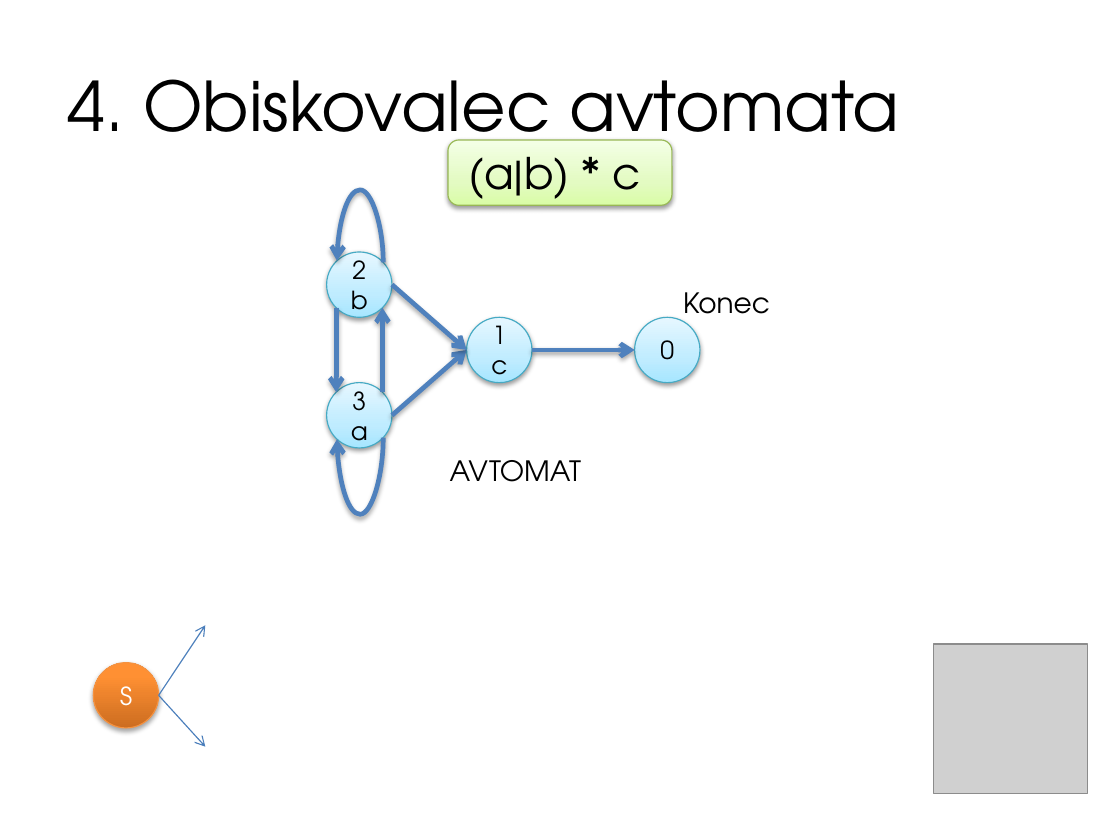
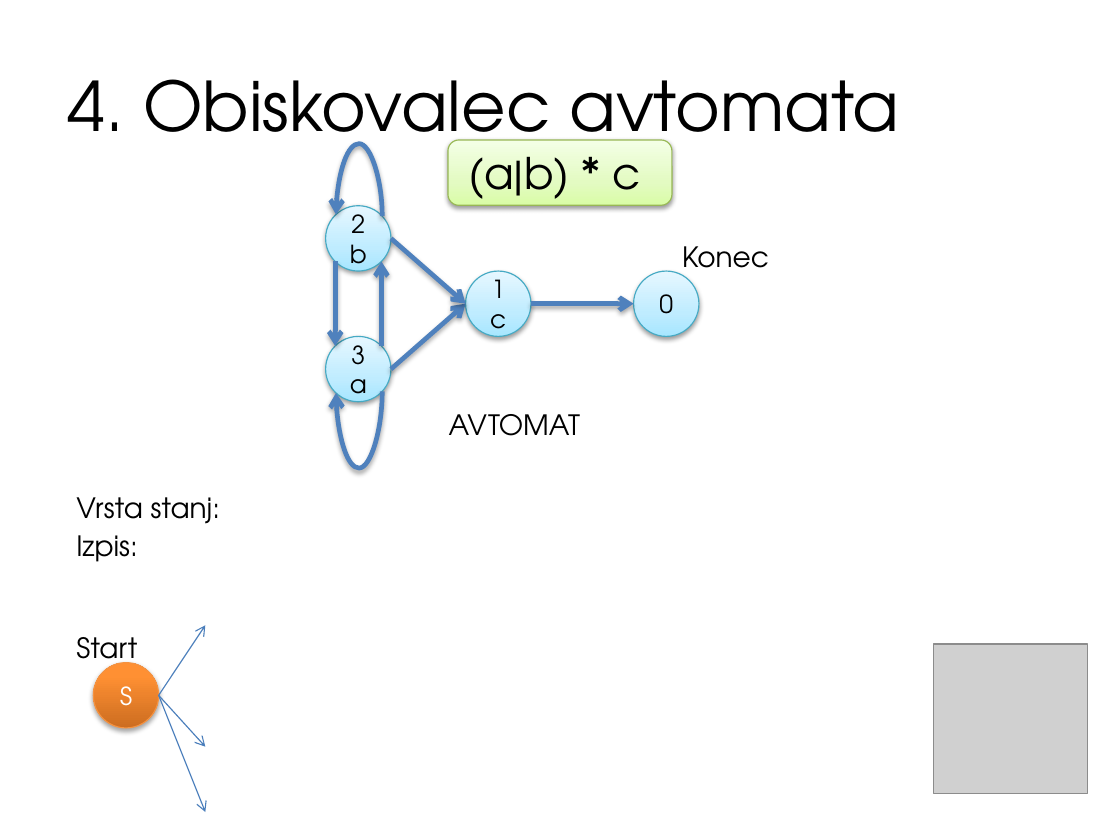
Before and after one commit to tadeboro/reglang, a slide deck: slide 12 of presentation/RegexRangers.pptx. Drawn at 1120x840 pixels with LibreOffice and Linux fonts; fonts in the diff are those of the drawing; grey boxes stand for pictures. Boxes give left, top, right and bottom in pixels: in the first picture for what was removed or moved away, otherwise in the second. Text is boxed around its words. In the diff, an @@ line names an element or a change of style, - is before the commit and + after.

```diff
--- a/presentation/RegexRangers.pptx
+++ b/presentation/RegexRangers.pptx
@@ 5 arrows, 4 ellipses, 2 texts, 2 curved arrows: place and size @@
-5 arrows, 4 ellipses, 2 texts, 2 curved arrows at (327,189,770,515)
+5 arrows, 4 ellipses, 2 texts, 2 curved arrows at (326,143,769,468)
@@ text added at (76,497,221,524), 18 pt, text #000000 @@
+Vrsta stanj:
@@ text added at (76,535,137,562), 18 pt, text #000000 @@
+Izpis:
@@ text added at (76,637,137,672), 18 pt, text #000000 @@
+Start
@@ arrow added from (159, 696) to (205, 812), #4B7EBC 0.75 pt @@
```
Also in this commit, not shown: 12 other slides changed, 4 slides added, 4 slides removed, 23 other files.
